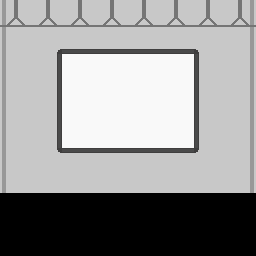
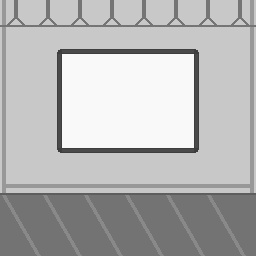
Layer changes from the first 256 x 256 image to the second:
painted on "Wall Wall" over [6, 184, 32, 188]
painted on "Wall :3" over [0, 184, 256, 256]
